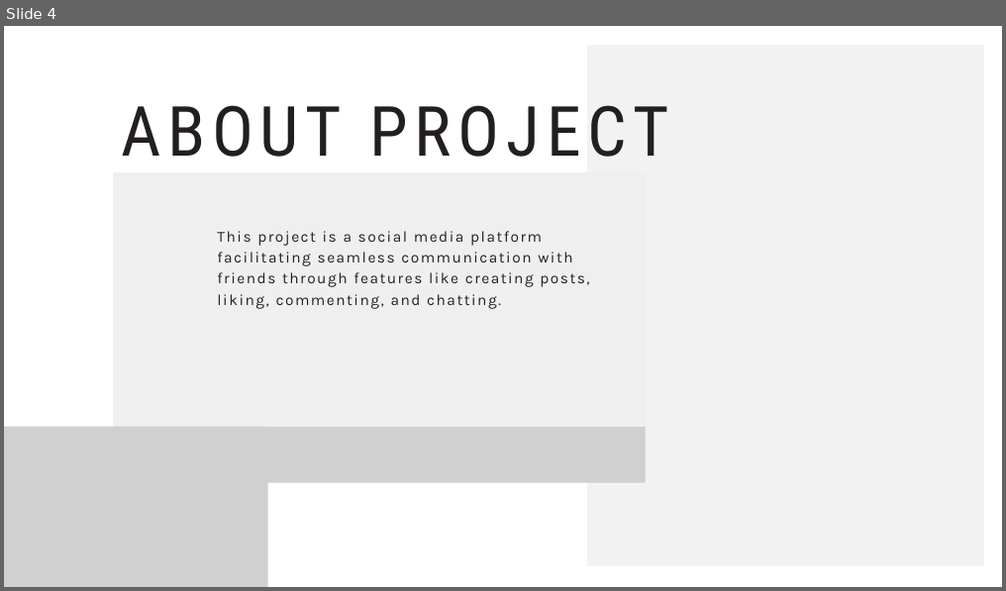
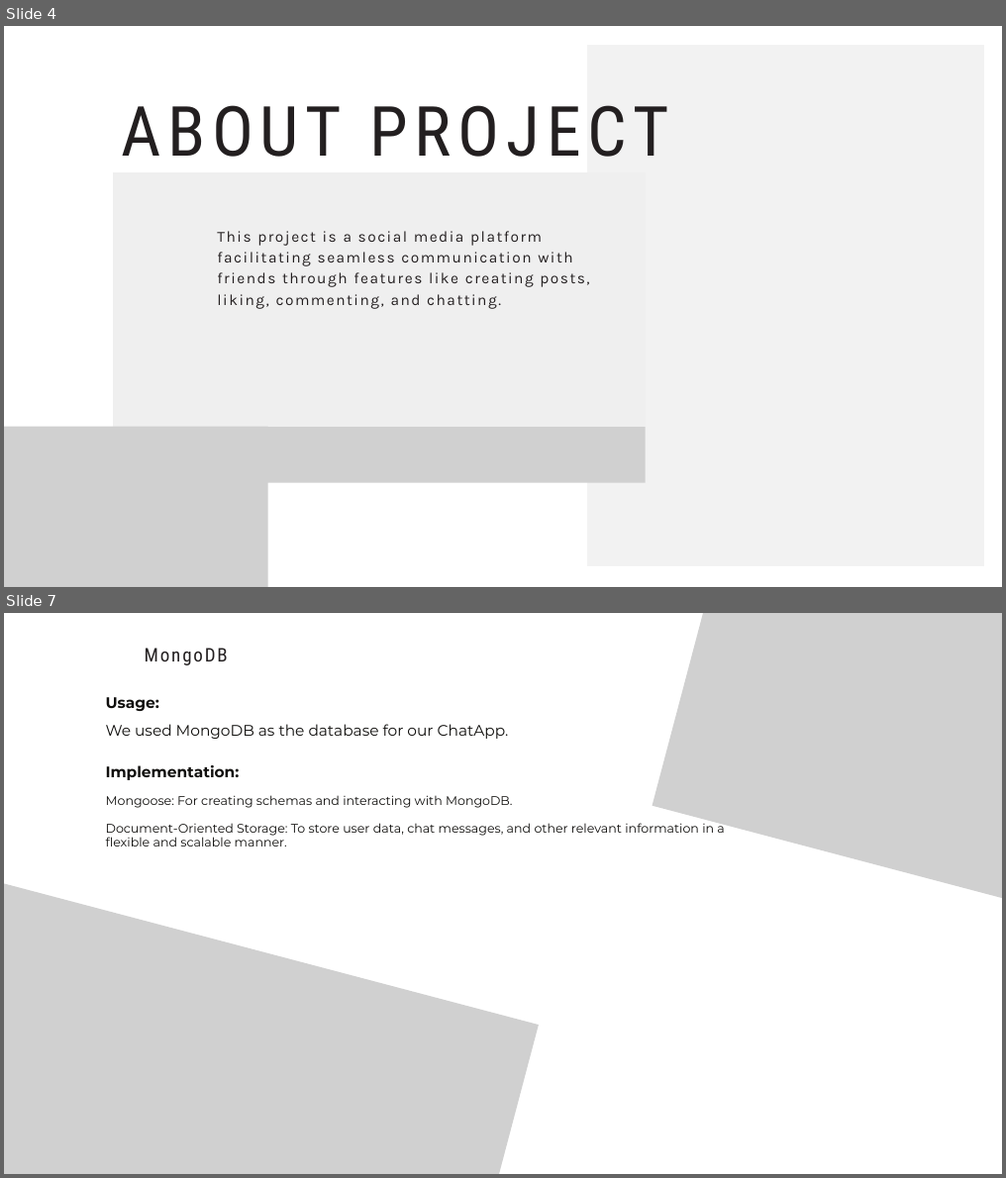
Before and after one commit to varunSalat/final-project-of-jay, a slide deck: PPT.pptx. Shown one above the other, each under a label of ours: slide 4 before the commit, slides 4 and 7 after it; the slides between them are not shown. The pictures are 1006x591 and 1006x1178 pixels, drawn with LibreOffice and Linux fonts; fonts in the diff are those of the drawing; grey boxes stand for pictures; background and template pictures are left out. Boxes give left, top, right and bottom in pixels: in the first picture for what was removed or moved away, otherwise in the second. Text is boxed around its words. In the diff, an @@ line names an element or a change of style, - is before the commit and + after.

Commit message:
document change

```diff
--- a/PPT.pptx
+++ b/PPT.pptx
@@ slide 7 added at [4,613,1002,1174], background picture (left out) @@
@@ freeform shape added at [106,631,266,677], fill #FFFFFF @@
@@ picture added at [652,613,1002,1000] @@
@@ text added at [145,648,228,665], 27.1 pt, text #231F20 @@
+MongoDB
@@ text added at [106,697,724,847], 18 pt, text #100F0D @@
+Usage:
+We used MongoDB as the database for our ChatApp.
+Implementation:
+Mongoose: For creating schemas and interacting with MongoDB.
+Document-Oriented Storage: To store user data, chat messages, and other relevant information in a flexible and scalable manner.
@@ picture added at [4,830,539,1174] @@
```
Also in this commit, not shown: 1 slide changed, 1 other slide added, 1 other file.
